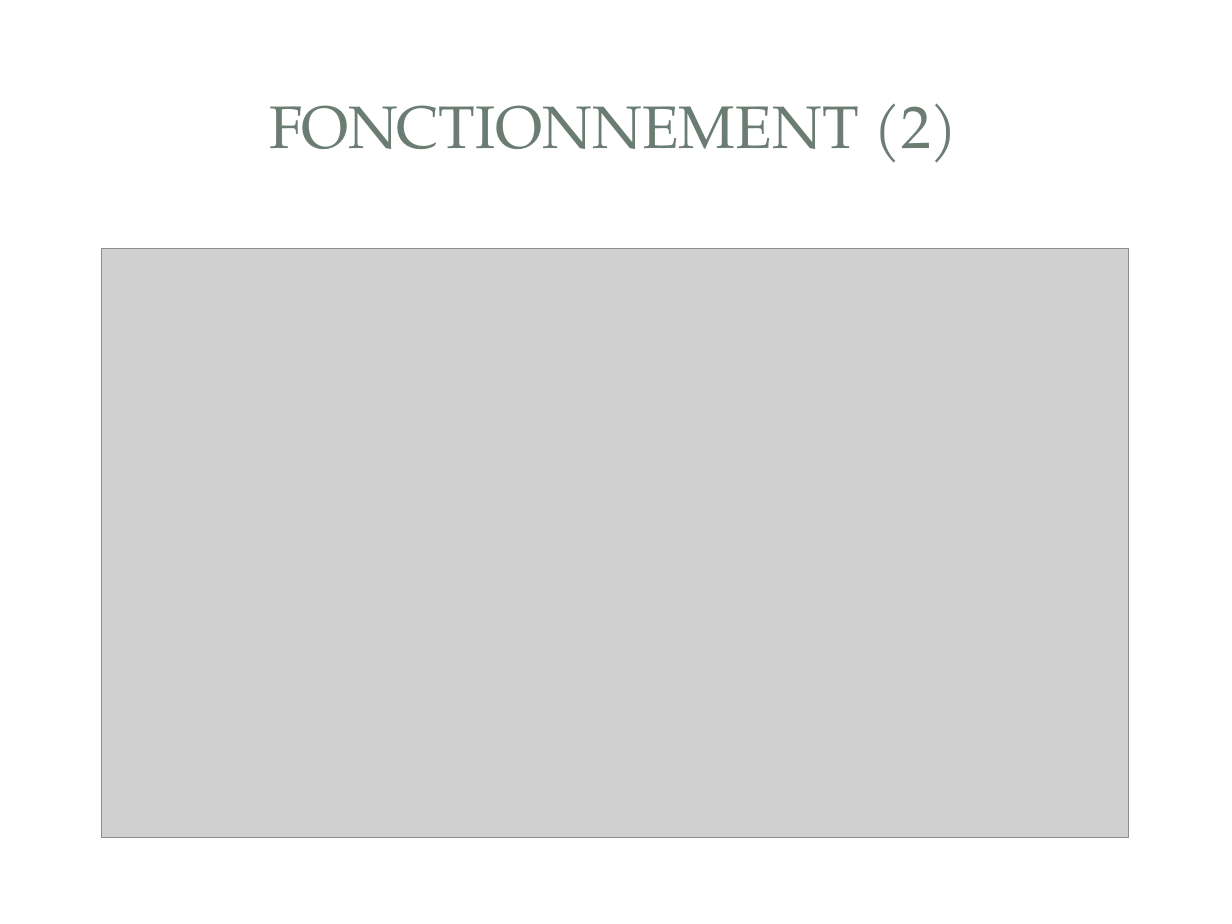
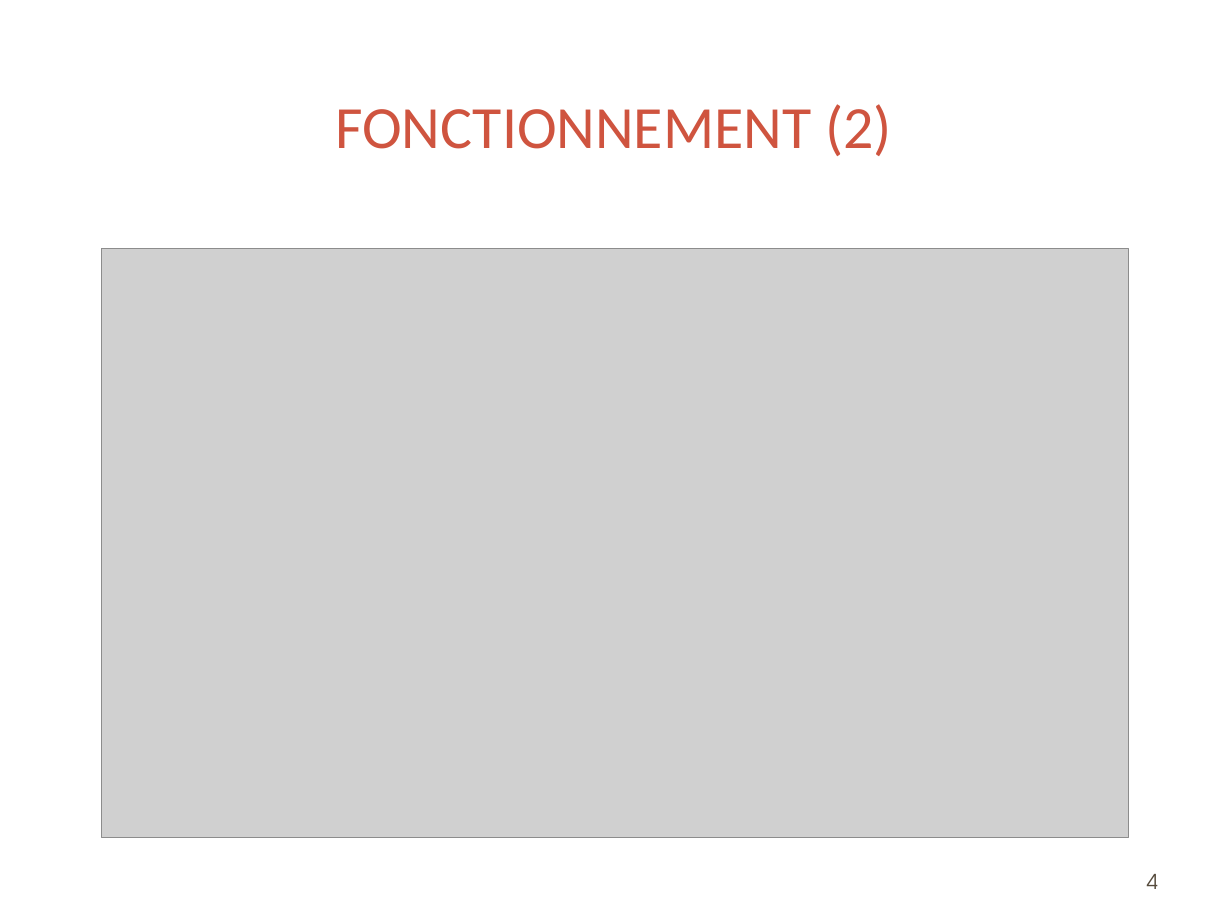
Before and after one commit to rikoste/ionicApp, a slide deck: slide 4 of presentation.pptx. Drawn at 1232x924 pixels with LibreOffice and Linux fonts; fonts in the diff are those of the drawing; grey boxes stand for pictures; background and template pictures are left out. Boxes give left, top, right and bottom in pixels: in the first picture for what was removed or moved away, otherwise in the second. Text is boxed around its words. In the diff, an @@ line names an element or a change of style, - is before the commit and + after.

```diff
--- a/presentation.pptx
+++ b/presentation.pptx
@@ title "FONCTIONNEMENT (2)" at box(335, 104, 892, 156): font TeX Gyre Pagella to Calibri, text colour #6B7D72 to #CF543F @@
@@ page number added at box(1147, 874, 1158, 889), 12 pt, text #564B3C @@
+4
```
Also in this commit, not shown: 7 other slides changed, 2 slides added, 1 slide removed.
